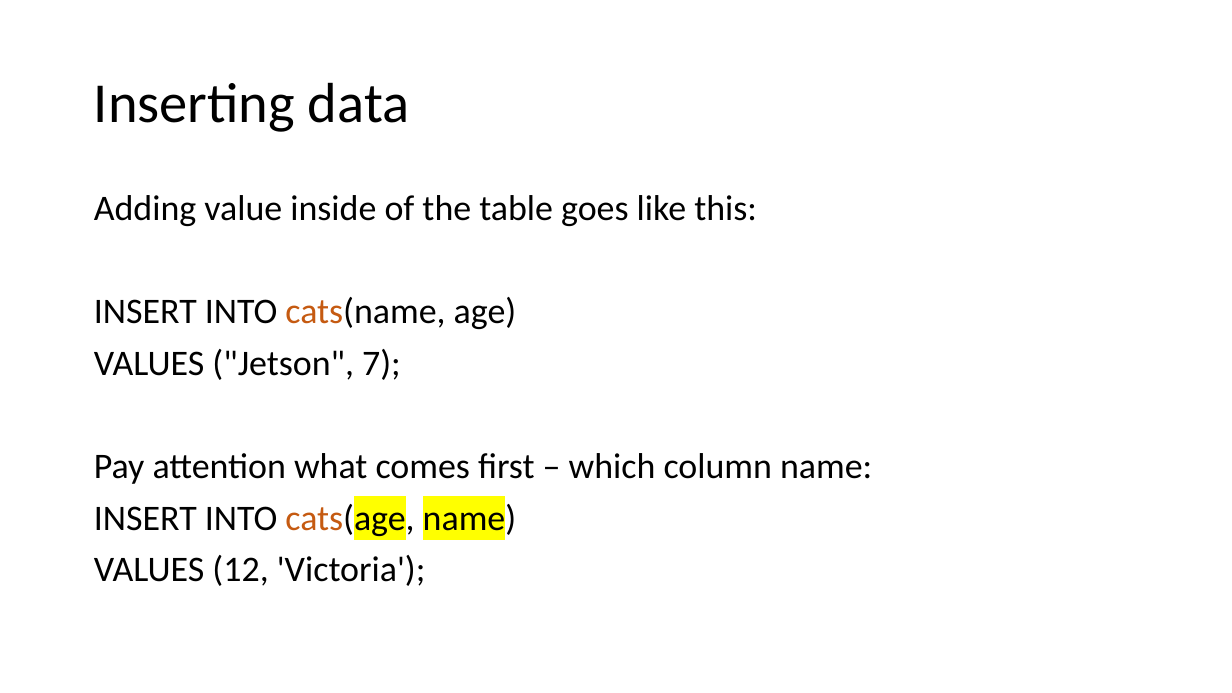
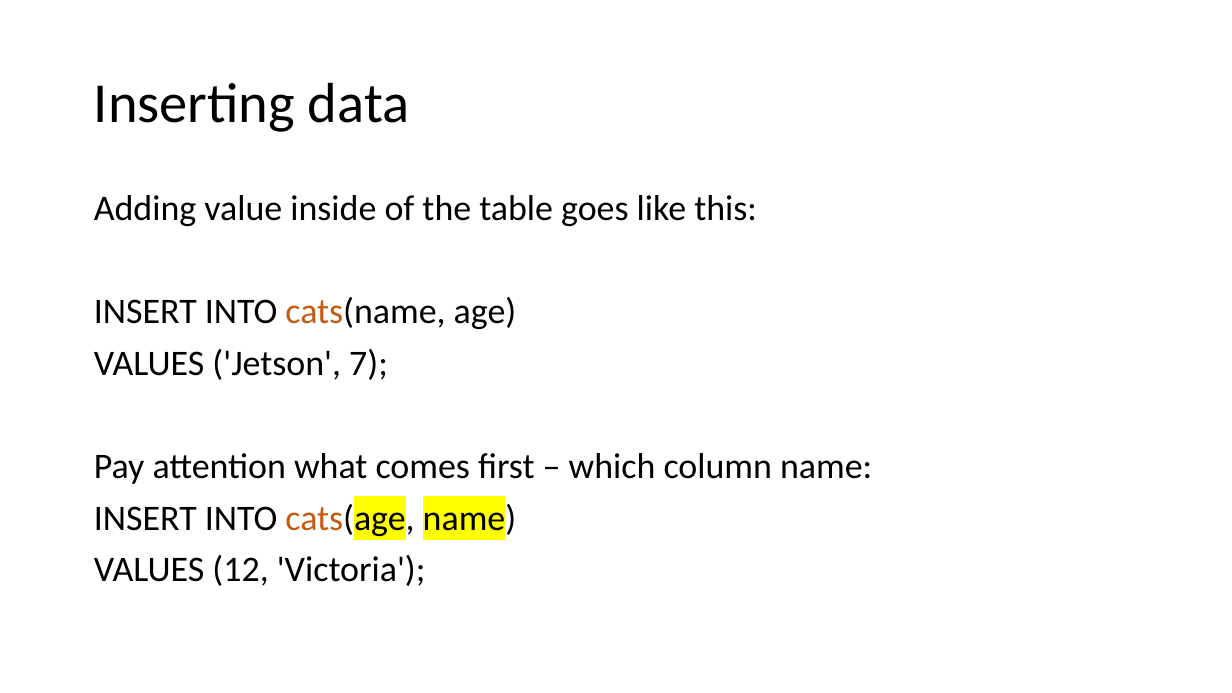
Before and after one commit to 2021CourseParker/TeachingByWeek, a slide deck: slide 15 of Week5/Week5.pptx. Drawn at 1232x693 pixels with LibreOffice and Linux fonts; fonts in the diff are those of the drawing. Boxes give left, top, right and bottom in pixels: in the first picture for what was removed or moved away, otherwise in the second. Text is boxed around its words. In the diff, an @@ line names an element or a change of style, - is before the commit and + after.

Commit message:
Fixed typos and inconsistent data

```diff
--- a/Week5/Week5.pptx
+++ b/Week5/Week5.pptx
@@ text at [94, 349, 388, 380]: text changed @@
-VALUES ("Jetson", 7);
+VALUES ('Jetson', 7);
```
Also in this commit, not shown: 7 other slides changed.
